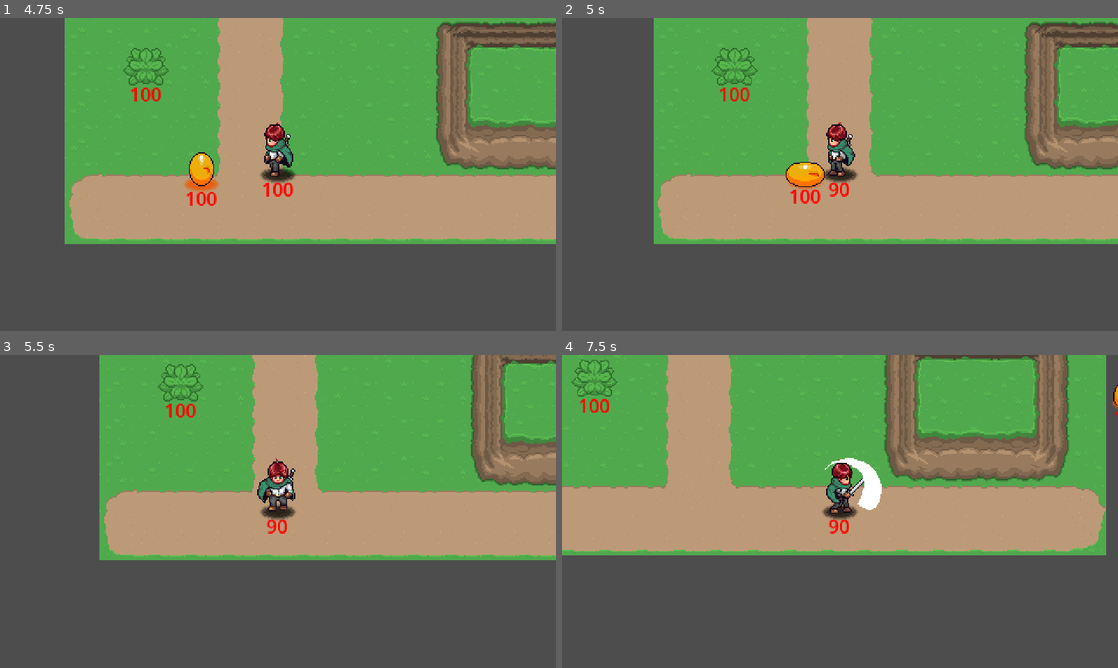
Above: before the commit, frames 1-4 (two rows, left to right).
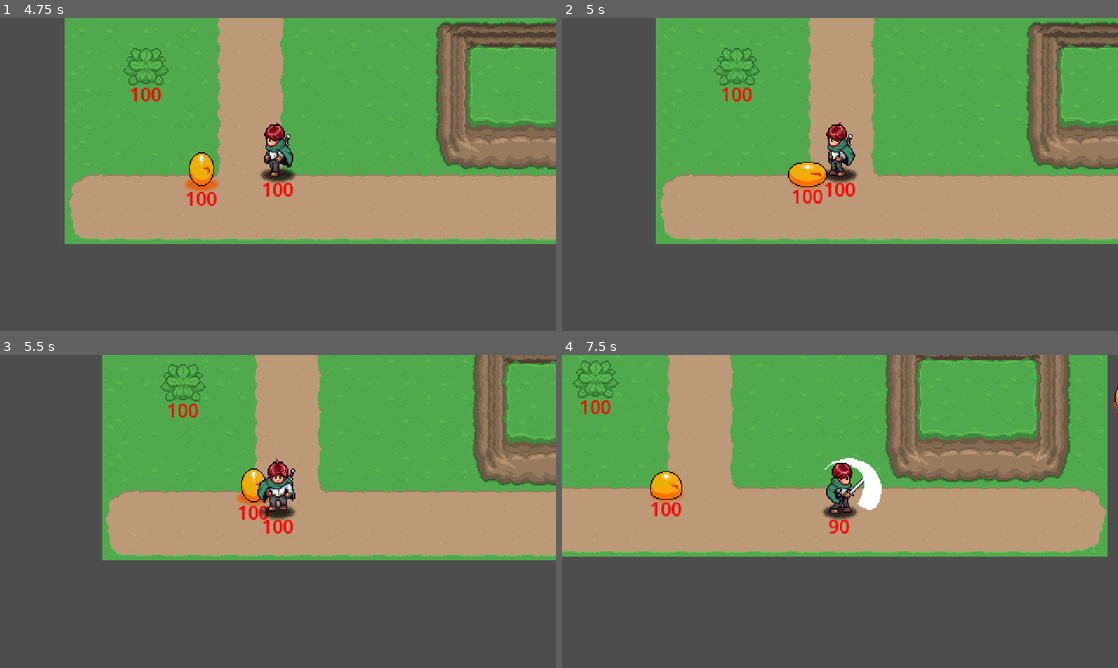
Above: after the commit, the same moments.

Repository: dylanwaling/aarpg
Game: Godot game, scene res://playground.tscn
Two runs of this game, one before a commit and one after it. Both use one fixed random seed, a clock stepped at 60 frames per second and the inputs below. Sound files missing from this copy of the repository are replaced by a short silence.
Inputs (mouse positions are in pixels of both pictures, inside the frame that each line leads up to):
- Up to frame 1 (4.75 s): move the mouse to (400, 158) at 0.52 s; press the mouse at (400, 158) at 0.53 s; hold D (right) 0.53-1.28 s; move the mouse to (166, 190) at 1.27 s; release the mouse at (166, 190) at 1.28 s; hold S (down) 1.28-2.03 s; click (166, 190) at 1.35 s; move the mouse to (333, 105) at 2.02 s; hold D (right) 2.03-2.78 s; hold Space (dash) 2.03-2.78 s; click (333, 105) at 2.3 s; move the mouse to (250, 237) at 2.77 s; hold W (up) 2.78-3.53 s; click (250, 237) at 2.85 s; move the mouse to (444, 221) at 3.52 s; press the mouse at (444, 221) at 3.53 s; hold A (left) from 3.53 s (still down); move the mouse to (111, 127) at 4.27 s; release the mouse at (111, 127) at 4.28 s; tap Space (dash) at 4.35 s; click (111, 127) at 4.55 s
- Up to frame 2 (5 s): keep holding A (left)
- Up to frame 3 (5.5 s): move the mouse to (305, 511) at 5.02 s; release A (left) at 5.03 s; press the mouse at (305, 511) at 5.03 s; hold S (down) from 5.03 s (still down)
- Up to frame 4 (7.5 s): move the mouse to (756, 433) at 5.77 s; release S (down) at 5.78 s; release the mouse at (756, 433) at 5.78 s; hold D (right) 5.78-6.53 s; click (756, 433) at 5.85 s; move the mouse to (962, 495) at 6.52 s; hold W (up) 6.53-7.28 s; hold Space (dash) 6.53-7.28 s; click (962, 495) at 6.8 s; move the mouse to (728, 527) at 7.27 s; hold D (right) from 7.28 s (still down); click (728, 527) at 7.35 s

Frame 1 is identical in both runs. In frame 2, 3.4% of the frame differs, in the area x 16-100%, y 0-73%; in frame 3, 3.3%; in frame 4, 4.7%, in the area x 0-100%, y 0-65%.

Commit message:
v0.0.45 enemy does damgae

Diff:
--- a/Enemies/Scripts/Enemy.gd
+++ b/Enemies/Scripts/Enemy.gd
@@ -28,6 +28,8 @@
 var current           = null                   # Which state is currently controlling the enemy
 var target_player: Player = null               # Reference to the player character to chase/attack
 var is_dead: bool = false                      # Whether this enemy has been defeated
+var post_attack_recovery: bool = false         # True when enemy should ignore player after attacking
+var attack_cooldown_timer: float = 0.0         # Prevents rapid attacks
 
 # ─────────── CONNECTIONS TO CHILD NODES IN THE SCENE ───────────
 @onready var sprite: Sprite2D        = $Sprite2D          # The visual enemy sprite (gets flipped left/right)
@@ -57,8 +59,9 @@
 	else:
 		print("Enemy ", name, " hurtbox doesn't have setup_enemy_hurtbox method!")
 
-	if hitbox and hitbox.has_method("setup_enemy_attack"):
-		hitbox.setup_enemy_attack(damage)  # Enemy hitbox deals damage to player
+	if hitbox:
+		hitbox.damage = damage  # Set enemy damage using new professional system
+		hitbox.knockback_force = 80.0  # Default enemy knockback
 
 	if health_component and health_component.has_method("setup_enemy_health"):
 		health_component.auto_connect_to_parent = false  # Disable auto-connect to prevent duplicates
@@ -74,6 +77,10 @@
 
 # ─────────── THINGS THAT HAPPEN EVERY FRAME ───────────
 func _process(dt):
+	# Count down attack cooldown timer
+	if attack_cooldown_timer > 0.0:
+		attack_cooldown_timer -= dt
+
 	# Every frame: update which way the enemy sprite should face
 	update_facing()
 	# Let the current state (idle, chase, attack, etc.) do its thing
@@ -149,8 +156,9 @@
 	return distance_to_player() <= detection_range
 
 func can_attack_player() -> bool:
-	"""Is the player close enough to attack?"""
-	return distance_to_player() <= attack_range
+	"""Is the player close enough to attack and not in cooldown?"""
+	# Check both distance and attack cooldown
+	return distance_to_player() <= attack_range and attack_cooldown_timer <= 0.0
 
 # ─────────── MOVEMENT & FACING HELPERS ───────────
 func update_facing():
@@ -212,3 +220,12 @@
 func _apply_knockback_decay(current_knockback: Vector2):
 	"""Gradually reduce knockback velocity"""
 	velocity = current_knockback
+
+func can_attack() -> bool:
+	"""Check if enemy is allowed to attack (not in cooldown)"""
+	return attack_cooldown_timer <= 0.0
+
+func start_attack_cooldown(duration: float = 2.0):
+	"""Set attack cooldown to prevent rapid attacks"""
+	attack_cooldown_timer = duration
+	print("Enemy attack cooldown started: ", duration, " seconds")
--- a/Enemies/Scripts/EnemyAttackState.gd
+++ b/Enemies/Scripts/EnemyAttackState.gd
@@ -22,8 +22,20 @@
 var _time_left: float = 0.0                # Counts down from attack_duration to 0
 var _locked_facing: Vector2 = Vector2.DOWN  # Remembers which way enemy was facing when attack started
 var _attack_activated: bool = false         # Tracks if we've activated the damage hitbox
+var _can_attack_again: bool = true          # Cooldown flag to prevent rapid attacks
 
 func enter(_from):
+	# Check if we're still in cooldown from previous attack
+	if not _can_attack_again:
+		# Still in cooldown, can't attack yet
+		enemy.change_state(enemy.idle_state)
+		return
+
+	# Set cooldown flag and start attack
+	_can_attack_again = false
+	# Set the main attack cooldown timer to prevent immediate re-attacking
+	enemy.attack_cooldown_timer = attack_cooldown
+
 	# Remember which direction the enemy was facing when the attack started
 	if lock_facing:
 		_locked_facing = enemy.facing
@@ -46,17 +58,35 @@
 	# Count down the attack timer
 	_time_left -= dt
 
-	# Activate hitbox partway through the attack (after wind-up)
+	# Activate hitbox partway through the attack (after wind-up) - only once per attack
 	var wind_up_time = attack_duration * 0.4  # 40% of attack is wind-up
 	if not _attack_activated and _time_left <= (attack_duration - wind_up_time):
 		_activate_attack_hitbox()
 		_attack_activated = true
+		print("Enemy attack hitbox activated once for this attack cycle")
 
 	# When attack is finished, decide what to do next
 	if _time_left <= 0.0:
-		# Always go to idle after attack to prevent immediate re-attacking
+		# Enter special post-attack idle that ignores player for 2 seconds
 		enemy.change_state(enemy.idle_state)
+		# Set a flag to make idle ignore player detection
+		enemy.post_attack_recovery = true
+		# Clear the flag after attack_cooldown seconds
+		get_tree().create_timer(attack_cooldown).timeout.connect(_enable_next_attack)
 		return
+
+func _enable_next_attack():
+	"""Called after cooldown timer expires to allow attacking again"""
+	_can_attack_again = true
+	enemy.post_attack_recovery = false
+	print("Attack cooldown finished - can attack again")
+
+	# If player is still in range, go back to chase
+	if enemy.can_see_player():
+		enemy.change_state(enemy.chase_state)
+	else:
+		# Player left, go to wander
+		enemy.change_state(enemy.wander_state)
 
 func physics_update(_dt):
 	# Stay still during attack (if stop_movement is true)
@@ -65,27 +95,24 @@
 
 func _activate_attack_hitbox():
 	"""Activate the enemy's damage hitbox to hurt the player"""
-	# Use the hitbox's built-in activation system
-	if enemy.hitbox and enemy.hitbox.has_method("activate_hitbox"):
-		enemy.hitbox.activate_hitbox()
+	# Use the new professional hitbox system
+	if enemy.hitbox:
+		# Set damage values if not already set
+		if enemy.hitbox.damage <= 0:
+			enemy.hitbox.damage = 15  # Default enemy damage
+			enemy.hitbox.knockback_force = 80.0  # Default enemy knockback
+		enemy.hitbox.activate()
 
 func _deactivate_attack_hitbox():
 	"""Disable the enemy's damage hitbox"""
-	# Use the hitbox's built-in deactivation system
-	if enemy.hitbox and enemy.hitbox.has_method("deactivate_hitbox"):
-		enemy.hitbox.deactivate_hitbox()
+	# Use the new professional hitbox system
+	if enemy.hitbox:
+		enemy.hitbox.deactivate()
 
 func exit(_to):
 	# Make sure hitbox is disabled when leaving attack state
 	_deactivate_attack_hitbox()
 
-	# Add a brief cooldown before the enemy can attack again
-	# This prevents the attack-chase-attack loop
-	if _to == enemy.chase_state:
-		# Go to idle briefly instead of immediately chasing again
+	# Always go to idle after attack to add natural spacing
+	if _to != enemy.idle_state:
 		enemy.change_state(enemy.idle_state)
-		# Set a timer to resume chasing after cooldown
-		get_tree().create_timer(attack_cooldown).timeout.connect(func():
-			if enemy.can_see_player():
-				enemy.change_state(enemy.chase_state)
-		)
--- a/Enemies/Scripts/EnemyIdleState.gd
+++ b/Enemies/Scripts/EnemyIdleState.gd
@@ -30,8 +30,8 @@
 	_idle_timer = idle_duration
 
 func update(dt):
-	# Always check if the player has come within detection range
-	if enemy.can_see_player():
+	# Only check for player if not in post-attack recovery
+	if not enemy.post_attack_recovery and enemy.can_see_player():
 		# Player spotted! Switch to chase mode
 		enemy.change_state(enemy.chase_state)
 		return
--- a/Enemies/Slime/Slime.tscn
+++ b/Enemies/Slime/Slime.tscn
@@ -274,7 +274,7 @@
 
 [node name="HurtBox" type="Area2D" parent="."]
 collision_layer = 2048
-collision_mask = 4
+collision_mask = 0
 script = ExtResource("5_5fs0k")
 
 [node name="CollisionShape2D" type="CollisionShape2D" parent="HurtBox"]
--- a/GeneralNodes/Hitbox/Hitbox.gd
+++ b/GeneralNodes/Hitbox/Hitbox.gd
@@ -1,221 +1,59 @@
-## UNIVERSAL HITBOX SYSTEM - Completely Modular Damage Dealer
+## HITBOX - Deals Damage to Targets
 ##
-## This hitbox DEALS damage to anything it touches that can receive damage.
-## It works the same way for player attacks, enemy attacks, environmental hazards, etc.
-##
-## How it works:
-## 1. Configure collision layers (what this hitbox is on, what it can hit)
-## 2. Set damage amount, knockback, duration, etc.
-## 3. Activate it (starts detecting collisions)
-## 4. When it hits something, it looks for Health components and damages them
-##
-## The key: EVERYTHING uses Health components to receive damage.
-##
-## Scene Configuration:
-## Set collision_layer and collision_mask in the editor - this script reads those values
-## collision_layer = what layer this hitbox is on
-## collision_mask = what layers this hitbox can detect/damage
+## Simple, focused responsibility: When activated, find targets and damage them once.
+## No complex timing, no state management - just pure damage dealing.
 
 extends Area2D
-class_name UniversalHitbox
+class_name Hitbox
 
-# ─────────── DAMAGE CONFIGURATION ───────────
-@export var damage: int = 10                    # How much damage this deals
-@export var knockback_force: float = 100.0      # Knockback strength
-@export var hit_duration: float = 0.1           # How long hitbox stays active
-@export var destroy_on_hit: bool = false        # Destroy after first hit
-
-# ─────────── COLLISION CONFIGURATION ───────────
-# Note: collision_layer and collision_mask are set in the scene editor
+# ─────────── CONFIGURATION ───────────
+@export var damage: int = 10
+@export var knockback_force: float = 50.0
 
 # ─────────── INTERNAL STATE ───────────
-var _active: bool = false
-var _hit_targets: Array = []
+var _is_active: bool = false
+var _targets_hit: Array[Node] = []
 
 func _ready():
-	# Connect collision signals
+	# Start disabled
+	set_deferred("monitoring", false)
+
+	# Connect collision signal
 	area_entered.connect(_on_area_entered)
-	body_entered.connect(_on_body_entered)
 
-	# Debug scene settings
-	print("Hitbox initialized - Layer: ", collision_layer, " Mask: ", collision_mask)
+func activate():
+	"""Activate hitbox to start dealing damage"""
+	_is_active = true
+	_targets_hit.clear()
+	monitoring = true
+	print("Hitbox activated: damage=", damage)
 
-	# Start inactive
-	_active = false
+func deactivate():
+	"""Deactivate hitbox"""
+	_is_active = false
 	monitoring = false
+	print("Hitbox deactivated after hitting ", _targets_hit.size(), " targets")
 
-
-
-# ─────────── ACTIVATION SYSTEM ───────────
-func activate_hitbox():
-	"""Start dealing damage"""
-	_active = true
-	monitoring = true
-	_hit_targets.clear()
-
-	print("Hitbox activated: damage=", damage, " scene_layer=", collision_layer, " scene_mask=", collision_mask)
-	print("Hitbox position: ", global_position)
-
-	# Debug: Check what's nearby
-	_debug_nearby_objects()
-
-	# Auto-deactivate after duration
-	if hit_duration > 0:
-		await get_tree().create_timer(hit_duration).timeout
-		deactivate_hitbox()
-
-func deactivate_hitbox():
-	"""Stop dealing damage"""
-	_active = false
-	monitoring = false
-	print("Hitbox deactivated - hit ", _hit_targets.size(), " targets")
-
-# ─────────── COLLISION DETECTION ───────────
-func _on_area_entered(area):
-	"""Hit an Area2D (like a HurtBox)"""
-	if not _active:
+func _on_area_entered(area: Area2D):
+	"""When we hit a hurtbox"""
+	if not _is_active:
 		return
 
-	# Check if we already hit this area or its parent
-	if area in _hit_targets:
-		return
-	var parent = area.get_parent()
-	if parent and parent in _hit_targets:
+	# Only hit hurtboxes
+	if not area.has_method("take_hit"):
 		return
 
-	print("Hitbox hit area: ", area.name, " on node: ", area.get_parent().name if area.get_parent() else "no parent")
-	_process_hit(area)
-
-	# Also track the parent to prevent multiple hits
-	if parent:
-		_hit_targets.append(parent)
-
-func _on_body_entered(body):
-	"""Hit a CharacterBody2D directly"""
-	if not _active:
+	# Don't hit the same target twice
+	var target_owner = area.get_parent()
+	if target_owner in _targets_hit:
 		return
 
-	if body in _hit_targets:
-		return
+	print("Hitbox hitting: ", area.name)
 
-	print("Hitbox hit body: ", body.name)
-	_process_hit(body)
+	# Deal damage through the hurtbox
+	area.take_hit(damage, knockback_force, global_position)
 
-# ─────────── UNIVERSAL DAMAGE SYSTEM ───────────
-func _process_hit(target):
-	"""Deal damage using the universal Health system"""
-	_hit_targets.append(target)
+	# Track this target
+	_targets_hit.append(target_owner)
 
-	# Find a Health component to damage
-	var health_component = _find_health_component(target)
-	if health_component:
-		print("Dealing ", damage, " damage to health component")
-		health_component.take_damage(damage)
-		_apply_knockback(target, health_component)
-	else:
-		print("No health component found on target: ", target.name)
-
-	if destroy_on_hit:
-		deactivate_hitbox()
-
-func _find_health_component(target) -> Node:
-	"""Find a Health component on the target or its parent"""
-	# Check the target itself for a Health component
-	for child in target.get_children():
-		if child.has_method("take_damage") and child.has_method("get_health"):
-			return child
-
-	# Check the target's parent for a Health component
-	var parent = target.get_parent()
-	if parent:
-		for child in parent.get_children():
-			if child.has_method("take_damage") and child.has_method("get_health"):
-				return child
-
-	# Check if target itself is a health component
-	if target.has_method("take_damage") and target.has_method("get_health"):
-		return target
-
-	return null
-
-func _apply_knockback(target, health_component):
-	"""Apply knockback force"""
-	if knockback_force <= 0:
-		return
-
-	var knockback_direction = (target.global_position - global_position).normalized()
-	var knockback_vector = knockback_direction * knockback_force
-
-	# Try to apply knockback to the entity that owns the health component
-	var entity = health_component.get_parent()
-	if entity and entity.has_method("apply_knockback"):
-		print("Applying knockback via method: ", knockback_vector)
-		entity.apply_knockback(knockback_vector)
-	elif entity and entity is CharacterBody2D:
-		print("Applying direct knockback to CharacterBody2D: ", knockback_vector)
-		# Set velocity directly instead of adding to prevent infinite sliding
-		entity.velocity = knockback_vector
-		# Add a timer to stop the knockback
-		_stop_knockback_after_delay(entity, 0.2)
-
-func _stop_knockback_after_delay(entity: CharacterBody2D, delay: float):
-	"""Stop knockback velocity after a delay"""
-	await get_tree().create_timer(delay).timeout
-	if is_instance_valid(entity):
-		print("Stopping knockback for: ", entity.name)
-		# Set velocity back to zero to stop sliding
-		entity.velocity = Vector2.ZERO
-
-# ─────────── SETUP METHODS ───────────
-func setup_player_attack(damage_amount: int = 10, knockback: float = 15.0):
-	"""Setup as player attack - uses scene collision settings"""
-	damage = damage_amount
-	knockback_force = knockback
-	print("Player attack setup - damage: ", damage, " scene_layer: ", collision_layer, " scene_mask: ", collision_mask)
-
-func setup_enemy_attack(damage_amount: int = 5, knockback: float = 25.0):
-	"""Setup as enemy attack - uses scene collision settings"""
-	damage = damage_amount
-	knockback_force = knockback
-	destroy_on_hit = true  # Enemy attacks should deactivate after first hit
-	print("Enemy attack setup - damage: ", damage, " scene_layer: ", collision_layer, " scene_mask: ", collision_mask)
-
-func configure_custom(_layer: int, _targets: Array, damage_amount: int = 10):
-	"""Setup with custom configuration - ignores layer/targets, uses scene settings"""
-	damage = damage_amount
-	print("Custom setup - damage: ", damage, " scene_layer: ", collision_layer, " scene_mask: ", collision_mask)
-
-func _debug_nearby_objects():
-	"""Debug what objects are nearby"""
-	var space_state = get_world_2d().direct_space_state
-	var query = PhysicsPointQueryParameters2D.new()
-	query.position = global_position
-	query.collision_mask = 0xFFFFFFFF  # Check all layers
-
-	var results = space_state.intersect_point(query, 10)
-	print("Objects at hitbox position: ", results.size())
-	for result in results:
-		var obj = result.collider
-		# Only access collision_layer if the object has it
-		var layer_info = ""
-		if "collision_layer" in obj:
-			layer_info = " layer: " + str(obj.collision_layer)
-		print("  Found: ", obj.name, layer_info)
-
-# ─────────── LEGACY COMPATIBILITY METHODS ───────────
-func setup_player_attack_hitbox(attack_damage: int = 10, knockback: float = 50.0):
-	"""Setup for player attack hitboxes - deals damage to enemies"""
-	setup_player_attack(attack_damage, knockback)
-
-func setup_enemy_attack_hitbox(attack_damage: int = 5, knockback: float = 75.0):
-	"""Setup for enemy attack hitboxes - deals damage to player"""
-	setup_enemy_attack(attack_damage, knockback)
-
-func setup_as_player_hurtbox(damage_amount: int = 5):
-	"""Legacy: Player hurts enemies here"""
-	setup_player_attack(damage_amount)
-
-func setup_as_enemy_hurtbox(damage_amount: int = 1):
-	"""Legacy: Enemy hurts player here"""
-	setup_enemy_attack(damage_amount)
-# End of file
+	# Note: Don't auto-deactivate - let the attack state control activation/deactivation
--- a/GeneralNodes/Hurtbox/HurtBox.gd
+++ b/GeneralNodes/Hurtbox/HurtBox.gd
@@ -1,44 +1,50 @@
-## MODULAR HURTBOX SYSTEM - Receives Damage and Forwards to Health Component
+## HURTBOX - Receives Damage and Forwards to Health
 ##
-## This is a simple collision detector that finds incoming damage and forwards it
-## to a Health component. It does NOT manage health itself - that's the Health component's job.
-##
-## How it works:
-## 1. Detects collisions from enemy attacks/hazards (based on scene collision settings)
-## 2. Finds the Health component (on self or parent)
-## 3. Tells the Health component to take damage
-## 4. Applies knockback to the parent entity
-##
-## Scene Configuration:
-## Set collision_layer and collision_mask in the editor - this script reads those values
+## Simple interface: take_hit() method that finds health component and applies damage.
+## No complex collision logic - just clean damage forwarding.
 
 extends Area2D
-class_name ModularHurtBox
-
-# ─────────── CONFIGURATION ───────────
-@export var knockback_strength: float = 100.0
+class_name HurtBox
 
 # ─────────── INTERNAL REFERENCES ───────────
-var _owner_body: Node = null                   # The CharacterBody2D or other node that owns this hurtbox
-var _health_component: Node = null             # Reference to the Health component
-
-# ─────────── SIGNALS FOR COMMUNICATION ───────────
-signal damage_received(damage_amount: int, source_position: Vector2)  # When this hurtbox gets hit
-signal knockback_applied(knockback_force: Vector2)                    # When pushed around
+var _health_component: Node = null
+var _damage_immunity_timer: float = 0.0
+var _damage_immunity_duration: float = 0.5  # Half second of immunity after taking damage
 
 func _ready():
-	# Connect collision detection
-	area_entered.connect(_on_area_entered)
-	body_entered.connect(_on_body_entered)
-
-	# Find the owner (parent entity)
-	_owner_body = get_parent()
-
 	# Find the Health component
 	_find_health_component()
 
-	# Debug current scene settings
-	print("HurtBox initialized - Layer: ", collision_layer, " Mask: ", collision_mask)
+func _process(delta):
+	# Count down immunity timer
+	if _damage_immunity_timer > 0.0:
+		_damage_immunity_timer -= delta
+
+func take_hit(damage_amount: int, knockback_force: float, source_position: Vector2):
+	"""Main interface - called by hitboxes to deal damage"""
+	if not _health_component:
+		print("HurtBox: No health component found!")
+		return
+
+	# Check damage immunity
+	if _damage_immunity_timer > 0.0:
+		print("HurtBox: Still immune to damage (" + str(_damage_immunity_timer) + "s left)")
+		return
+
+	print("HurtBox taking ", damage_amount, " damage")
+
+	# Start immunity period
+	_damage_immunity_timer = _damage_immunity_duration
+
+	# Apply damage
+	_health_component.take_damage(damage_amount)
+
+	# Apply knockback to parent
+	var parent = get_parent()
+	if parent and parent.has_method("apply_knockback") and knockback_force > 0:
+		var direction = (global_position - source_position).normalized()
+		var knockback_vector = direction * knockback_force
+		parent.apply_knockback(knockback_vector)
 
 func _find_health_component():
 	"""Find the Health component on this node or parent"""
@@ -49,95 +55,31 @@
 			return
 
 	# Check siblings (other children of parent)
-	if _owner_body:
-		for child in _owner_body.get_children():
+	var parent = get_parent()
+	if parent:
+		for child in parent.get_children():
 			if child.has_method("take_damage") and child.has_method("get_health"):
 				_health_component = child
 				return
 
 
 
-# ─────────── COLLISION DETECTION ───────────
-func _on_area_entered(area):
-	"""Called when a Hitbox touches this HurtBox"""
-	print("HurtBox hit by: ", area.name, " from: ", area.get_parent().name if area.get_parent() else "no parent")
-	_process_incoming_hit(area)
+# ─────────── UTILITY METHODS ───────────
+func get_health_component() -> Node:
+	"""Get reference to the health component"""
+	return _health_component
 
-func _on_body_entered(body):
-	"""Called when a CharacterBody2D touches this HurtBox"""
-	print("HurtBox hit by body: ", body.name)
-	_process_incoming_hit(body)
+func is_alive() -> bool:
+	"""Check if the entity is still alive"""
+	if _health_component and _health_component.has_method("is_alive"):
+		return _health_component.is_alive()
+	return true
 
-# ─────────── DAMAGE PROCESSING ───────────
-func _process_incoming_hit(attacker):
-	"""Handle what happens when something tries to hurt us"""
-	# Get damage from attacker
-	var damage_amount = _extract_damage_from_attacker(attacker)
-	if damage_amount <= 0:
-		print("No damage from attacker: ", attacker.name)
-		return
-
-	print("Taking ", damage_amount, " damage")
-
-	# Forward damage to Health component
-	if _health_component:
-		_health_component.take_damage(damage_amount)
-	else:
-		print("No health component found!")
-
-	# Emit signal for other systems
-	damage_received.emit(damage_amount, attacker.global_position)
-
-	# Apply knockback
-	var knockback_force = _extract_knockback_from_attacker(attacker)
-	if knockback_force > 0:
-		apply_knockback_from_position(attacker.global_position, knockback_force)
-
-func _extract_damage_from_attacker(attacker) -> int:
-	"""Get damage amount from the attacking object"""
-	if "damage" in attacker:
-		return attacker.damage
-	elif attacker.has_method("get_damage"):
-		return attacker.get_damage()
-	else:
-		return 0
-
-func _extract_knockback_from_attacker(attacker) -> float:
-	"""Get knockback force from the attacking object"""
-	if "knockback_force" in attacker:
-		return attacker.knockback_force
-	elif attacker.has_method("get_knockback"):
-		return attacker.get_knockback()
-	else:
-		return 0.0
-
-# ─────────── KNOCKBACK SYSTEM ───────────
-func apply_knockback_from_position(attacker_position: Vector2, force: float):
-	"""Push the owner away from an attacker's position"""
-	# Calculate direction from attacker to us
-	var knockback_direction = (global_position - attacker_position).normalized()
-	var knockback_vector = knockback_direction * force
-
-	# Apply knockback to the owner
-	apply_knockback(knockback_vector)
-
-func apply_knockback(knockback_force: Vector2):
-	"""Apply a specific knockback vector to the owner"""
-	if not _owner_body:
-		return
-
-	# Apply knockback based on the owner's type
-	if _owner_body.has_method("apply_knockback"):
-		_owner_body.apply_knockback(knockback_force)
-	elif _owner_body is CharacterBody2D:
-		# Direct velocity modification
-		_owner_body.velocity += knockback_force
-	elif _owner_body is RigidBody2D:
-		# Physics-based push
-		_owner_body.apply_central_impulse(knockback_force)
-
-	# Emit signal for other systems
-	knockback_applied.emit(knockback_force)
+func get_current_health() -> int:
+	"""Get current health from the health component"""
+	if _health_component and _health_component.has_method("get_health"):
+		return _health_component.get_health()
+	return 0
 
 # ─────────── MODULAR SETUP METHODS ───────────
 # Setup methods for different entity types - now just for debugging
--- a/Player/Scripts/AttackState.gd
+++ b/Player/Scripts/AttackState.gd
@@ -271,11 +271,18 @@
 	# Position the hitbox based on attack direction
 	_position_hitbox_for_direction()
 
-	# Set up collision layers for player attacks using new modular system
-	_current_hitbox.setup_player_attack(attack_damage, knockback_strength)
+	# Set up collision layers for player attacks
+	# Layer 3 = Player Attacks: 2^(3-1) = 2^2 = 4
+	# Mask 12 = Enemy Hurtboxes: 2^(12-1) = 2^11 = 2048
+	_current_hitbox.collision_layer = 4  # Layer 3
+	_current_hitbox.collision_mask = 2048  # Detects Layer 12
+
+	# Set up damage values using new professional system
+	_current_hitbox.damage = attack_damage
+	_current_hitbox.knockback_force = knockback_strength
 
 	# Activate the hitbox to start damage detection
-	_current_hitbox.activate_hitbox()
+	_current_hitbox.activate()
 
 func _position_hitbox_for_direction():
 	"""Position the hitbox in front of the player based on attack direction"""
@@ -304,7 +311,7 @@
 func _cleanup_hitbox():
 	"""Remove the active hitbox when attack ends"""
 	if _current_hitbox and is_instance_valid(_current_hitbox):
-		_current_hitbox.deactivate_hitbox()
+		_current_hitbox.deactivate()
 		_current_hitbox.queue_free()
 		_current_hitbox = null
 
--- a/Player/player.tscn
+++ b/Player/player.tscn
@@ -357,7 +357,7 @@
 
 [node name="HurtBox" type="Area2D" parent="."]
 collision_layer = 2
-collision_mask = 4096
+collision_mask = 0
 script = ExtResource("8_s1rgi")
 
 [node name="CollisionShape2D" type="CollisionShape2D" parent="HurtBox"]
Not shown, removed: HOW_TO_USE_NEW_HEALTH_SYSTEM.md
